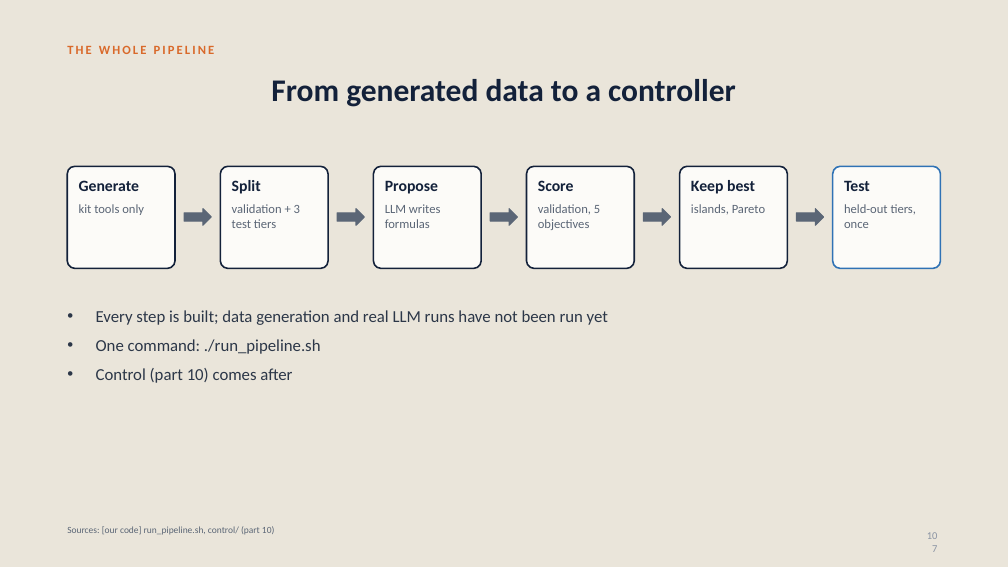
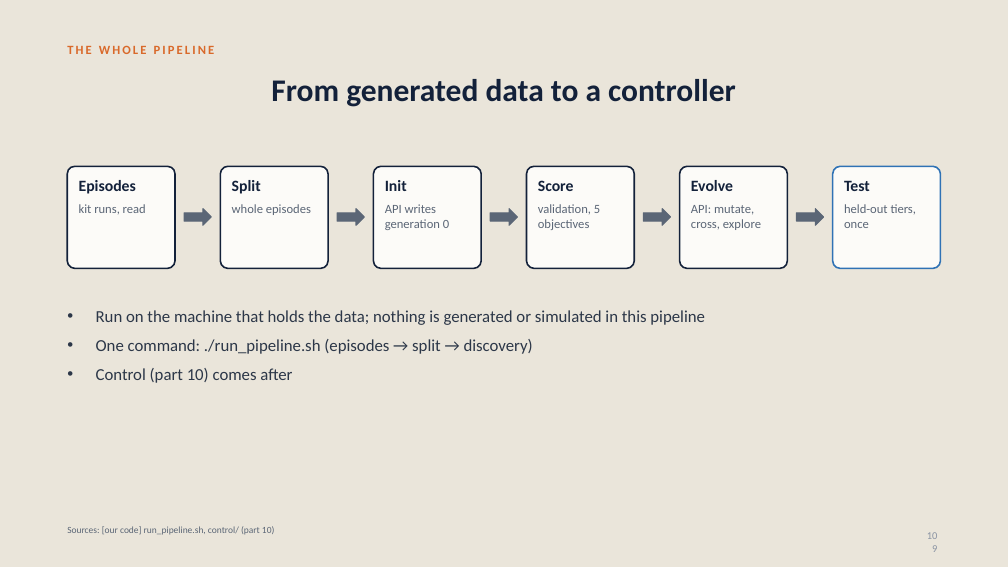
Before and after one commit to srivathsanb14/working-code, a slide deck: slide 109 of docs/One_Controller_for_Every_Building.pptx (slide 107 before the commit). Drawn at 1008x567 pixels with LibreOffice and Linux fonts; fonts in the diff are those of the drawing. Boxes give left, top, right and bottom in pixels: in the first picture for what was removed or moved away, otherwise in the second. Text is boxed around its words. In the diff, an @@ line names an element or a change of style, - is before the commit and + after.

```diff
--- a/docs/One_Controller_for_Every_Building.pptx
+++ b/docs/One_Controller_for_Every_Building.pptx
@@ text at (79,204,146,214): text changed @@
-kit tools only
+kit runs, read
@@ text at (79,180,136,194): text changed @@
-Generate
+Episodes
@@ text at (232,204,311,215): text changed @@
-validation + 3 test tiers
+whole episodes
@@ text at (385,204,449,230): text changed @@
-LLM writes formulas
+API writes generation 0
@@ text at (385,180,407,191): text changed @@
-Propose
+Init
@@ text at (691,180,733,191): text changed @@
-Keep best
+Evolve
@@ text at (691,205,761,230): text changed @@
-islands, Pareto
+API: mutate, cross, explore
@@ text at (96,310,705,354): text changed @@
-• Every step is built; data generation and real LLM runs have not been run yet
-• One command: ./run_pipeline.sh
+• Run on the machine that holds the data; nothing is generated or simulated in this pipeline
+• One command: ./run_pipeline.sh (episodes → split → discovery)
```
Also in this commit, not shown: 11 other slides changed, 2 slides added, 16 other files.
